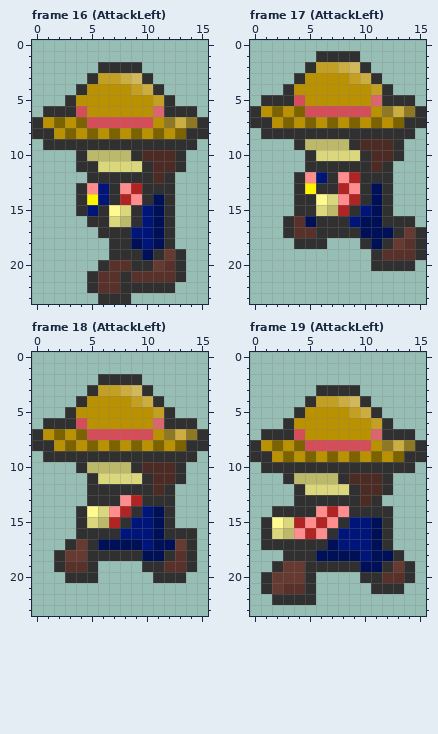
Two versions of one pixel-art file, Assets/Sprites/Player/PlayerWeaponBase.aseprite. The picture above was drawn from the file before the commit.
16x24 pixels, 20 frames. Shown: frame 16 (AttackLeft), frame 17 (AttackLeft), frame 18 (AttackLeft), frame 19 (AttackLeft). The commit also changed other frames, which this record leaves out.
After:
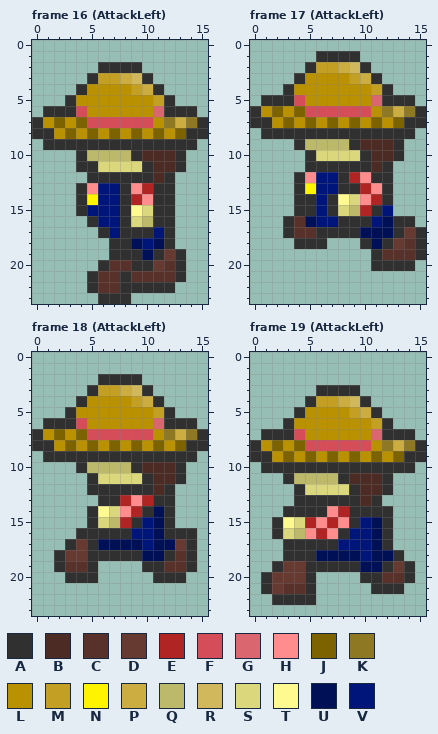
Palette (. is transparent): A #303030  B #4c2b25  C #58312b  D #663931  E #b02424  F #d44d59  G #da6670  H #ff8d8d  J #7d6200  K #8f7824  L #ba9100  M #c3a024  N #fff400  P #cbad42  Q #bdb96b  R #d2b85c  S #dbd77c  T #fffa90  U #001057  V #001579
Message: Fixed left right animation feel
The exact change:
--- frame 16 (AttackLeft)
@@ x 4..13 @@
 12 .AAAAAABA.
-13 AHVAHEAAA.
-14 ANVAEHAUA.
-15 AVATSAVUA.
-16 .AASQAVUA.
-17 ..AAAVVUA.
+13 AHVVAHEAA.
+14 ANVVAEHAA.
+15 AVVVATSAA.
+16 .AVVASQAA.
+17 ..AVAAAVA.
 18 ...AAUVUA.
--- frame 17 (AttackLeft)
@@ x 4..14 @@
 11 .AAAAAABA..
-12 AHVAHEAAA..
-13 ANAAEHAUA..
-14 AATSHEAUA..
-15 AASQEAVUA..
-16 CUAAAVUUAAA
+12 AHVVAEHAA..
+13 ANVVAAEHA..
+14 AAVATSHEA..
+15 AAVASQEAV..
+16 CUVVAAAVUAA
 17 CCAAAAUUUAD
--- frame 18 (AttackLeft)
@@ x 2..12 @@
 12 ...AAAAAABA
-13 ...AAAHEAAA
-14 ..ATSHEAVUA
-15 ..ASQEAVVUA
-16 ..AAAAVVVUA
+13 ....AAEHEAA
+14 ...ATSHEAUA
+15 ...ASQEAVUA
+16 ..AAAAAVVUA
 17 .ADAUUUUVUU
--- frame 19 (AttackLeft)
@@ x 0..15 @@
 13 ....AAAAAABA....
-14 ..AAAAHEHAAAA...
-15 .ATSEHEHAVVUA...
-16 .ASQHEHAVVVUA...
-17 .AAAAAAUVVVUA...
+14 ...AAAAHEAAAA...
+15 ..ATSEHEHAVUA...
+16 ..ASQHEHAVVUA...
+17 ...AAAAAVVVUA...
 18 ...AAAUUUUVUUA..
